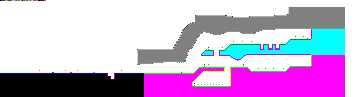
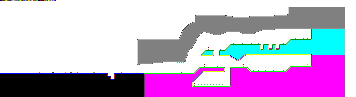
Layers edited between the first and the second 356×97 image:
painted on "Layer 1" over (x1=39, y1=29, x2=312, y2=97)
